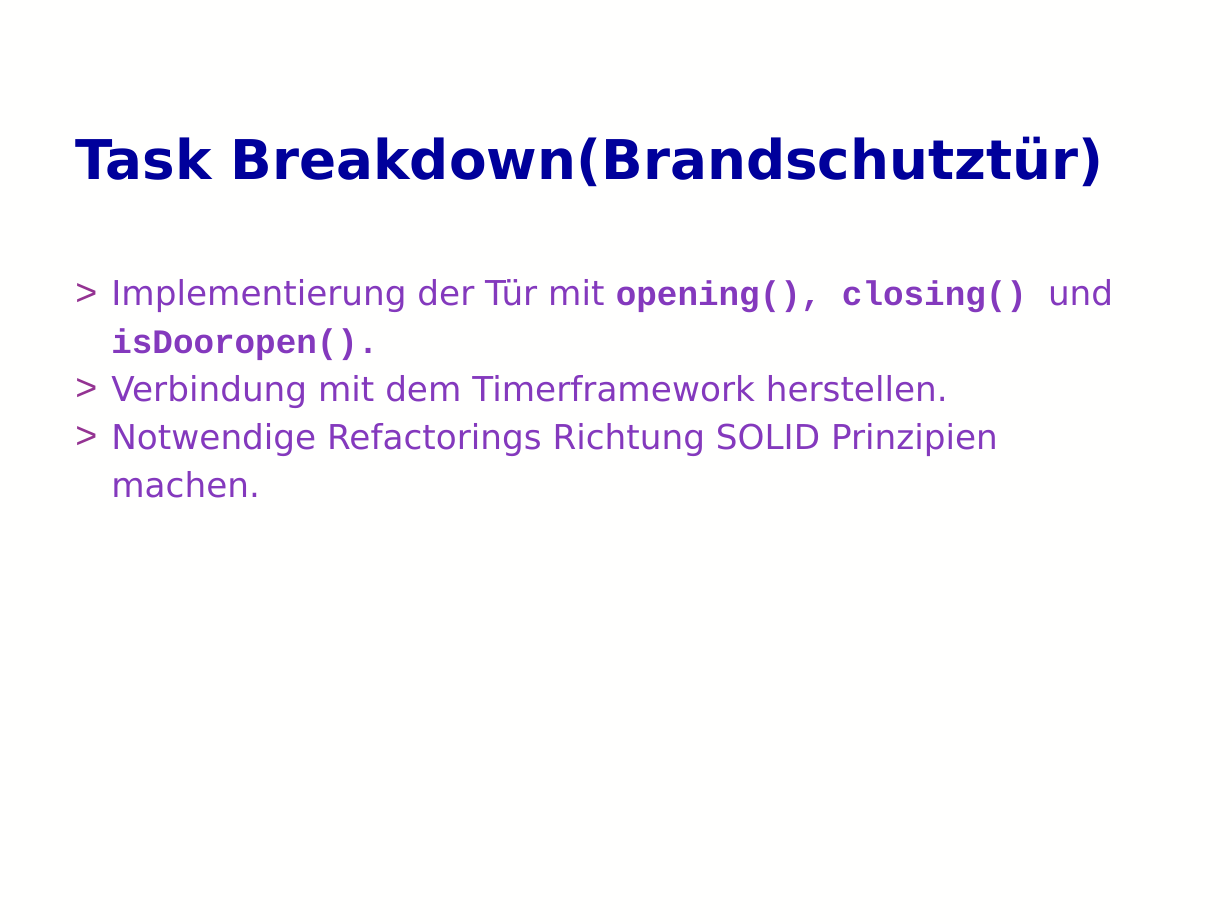
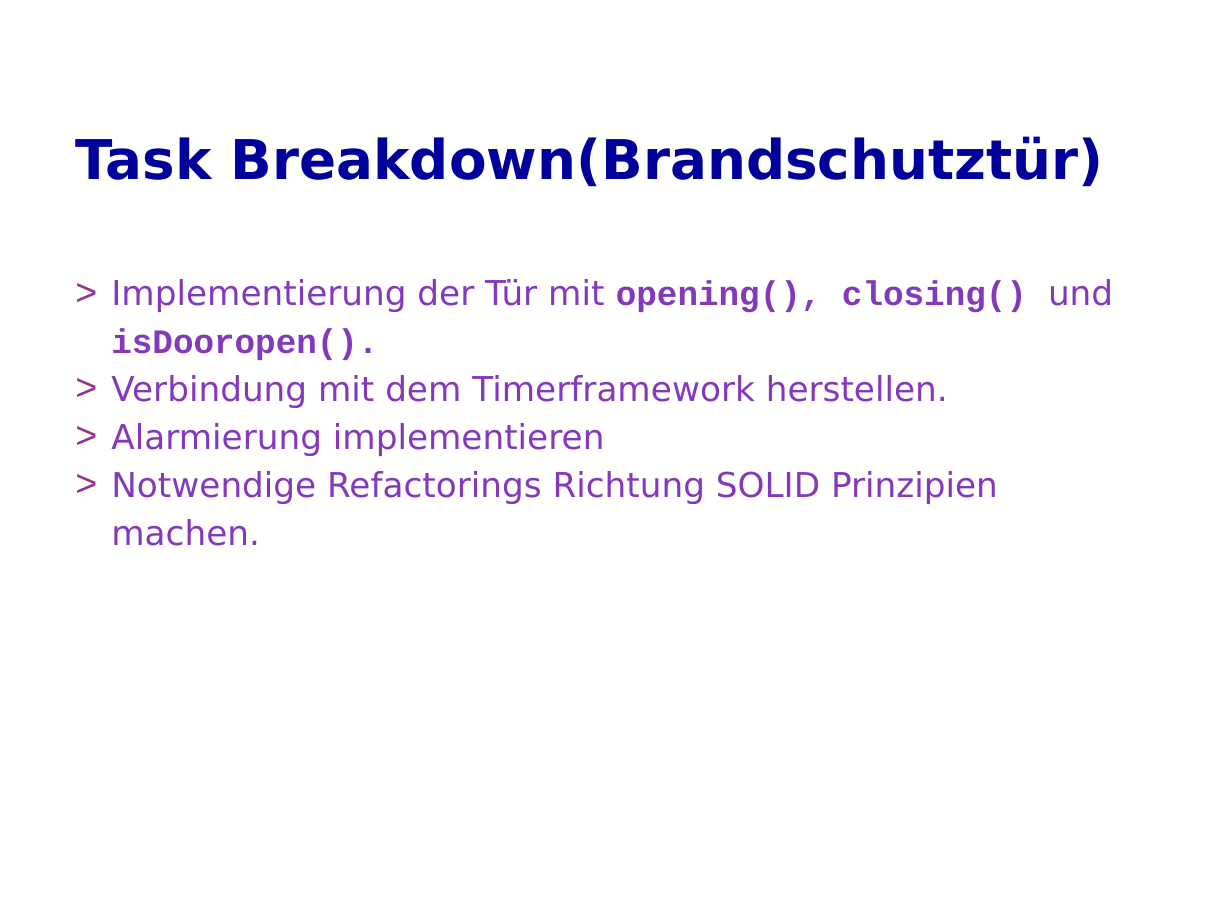
Before and after one commit to mannewolff/solid, a slide deck: slide 4 of isp/ISP.pptx. Drawn at 1232x924 pixels with LibreOffice and Linux fonts; fonts in the diff are those of the drawing; background and template pictures are left out. Boxes give left, top, right and bottom in pixels: in the first picture for what was removed or moved away, otherwise in the second. Text is boxed around its words. In the diff, an @@ line names an element or a change of style, - is before the commit and + after.

```diff
--- a/isp/ISP.pptx
+++ b/isp/ISP.pptx
@@ text at (111, 423, 605, 456): paragraph added @@
+> Alarmierung implementieren
```
Also in this commit, not shown: 10 other slides changed.
